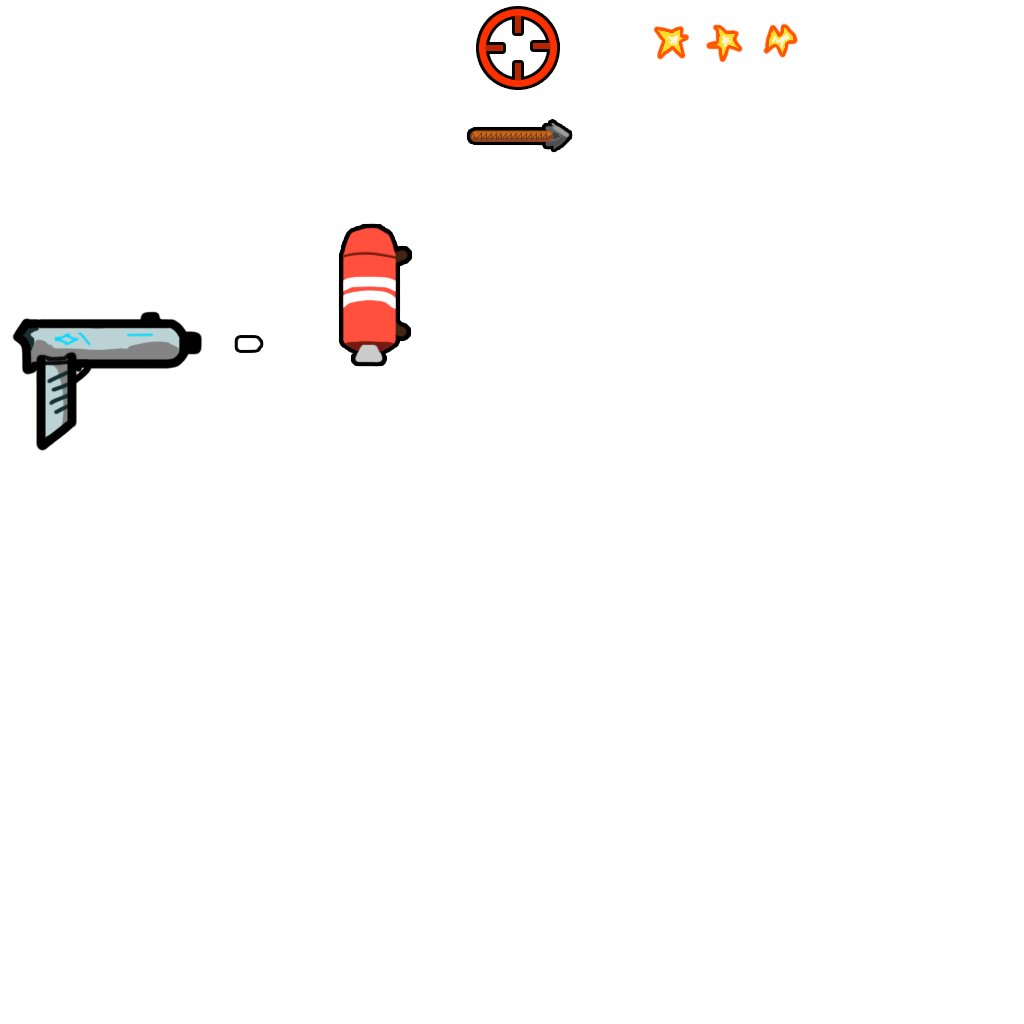
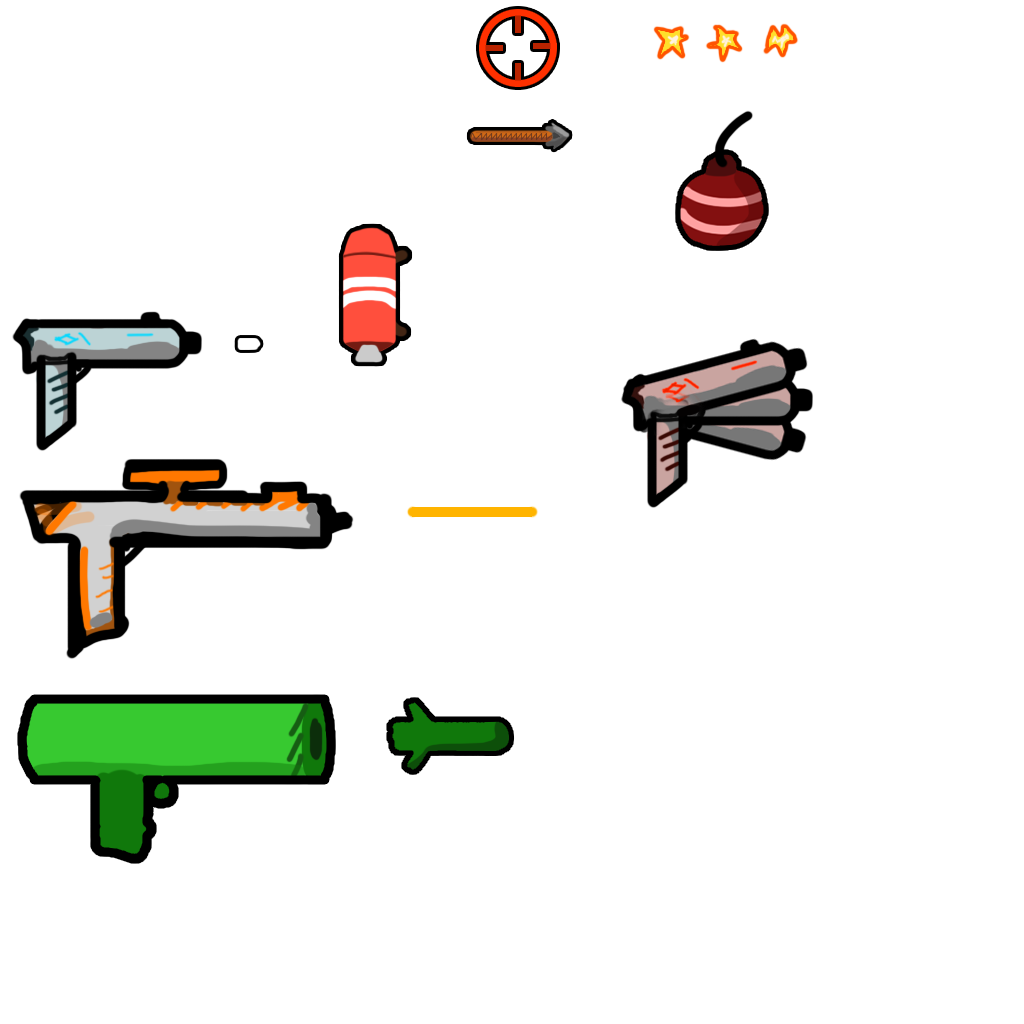
Before/after of a 1024px x 1024px layered artwork. What changed in the layer stack:
added layer "Layer 15" in group "Sprites" over [714, 110, 753, 169]
added layer "Layer 14" in group "Sprites" over [677, 151, 767, 249]
added layer "Layer 13" in group "Sprites" over [388, 699, 512, 773]
added layer "Layer 12" in group "Sprites" over [21, 699, 332, 860]
added layer "Layer 11" in group "Sprites" over [19, 458, 538, 659]
added layer "Layer 17" in group "Sprites" over [620, 338, 814, 508]
